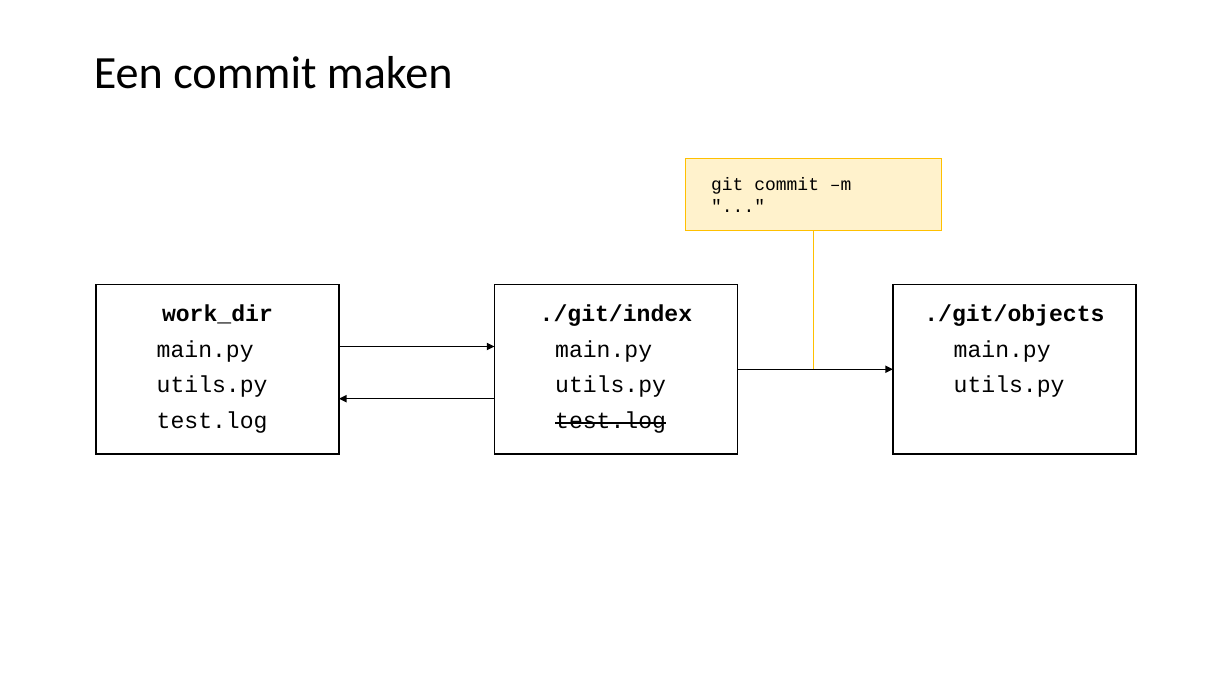
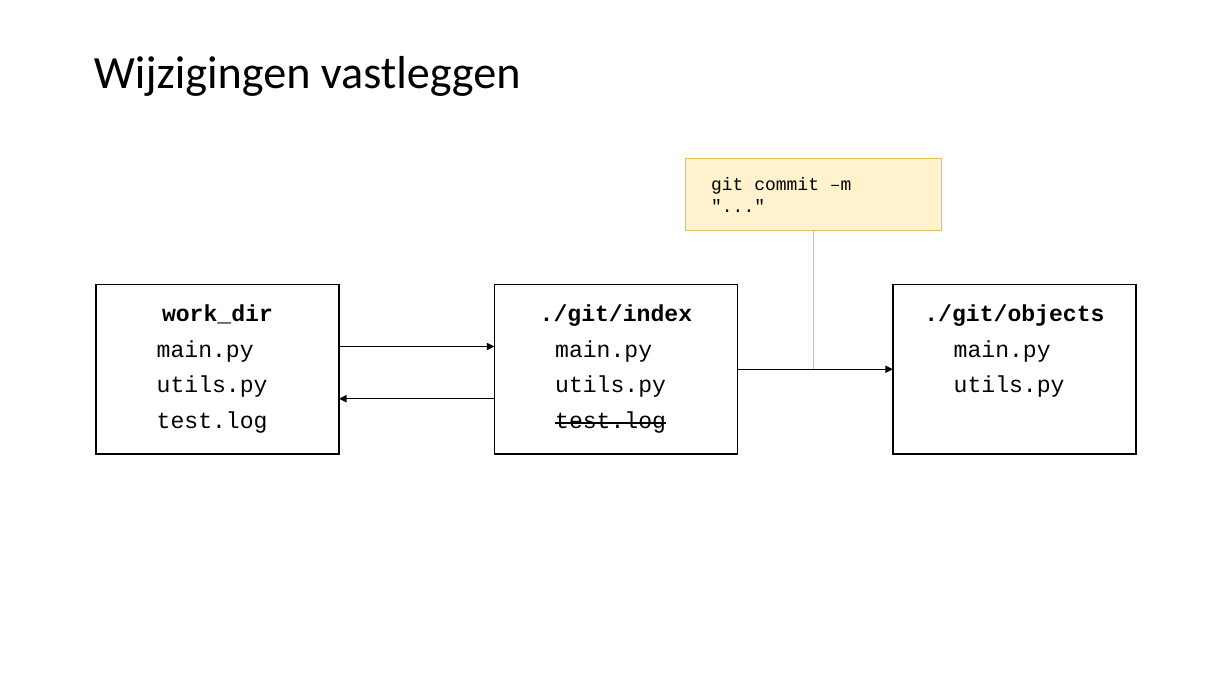
Before and after one commit to LFKoning/knowledge-sharing, a slide deck: slide 15 of git_course/1_basics/git_basic.pptx (slide 23 before the commit). Drawn at 1232x693 pixels with LibreOffice and Linux fonts; fonts in the diff are those of the drawing. Boxes give left, top, right and bottom in pixels: in the first picture for what was removed or moved away, otherwise in the second. Text is boxed around its words. In the diff, an @@ line names an element or a change of style, - is before the commit and + after.

```diff
--- a/git_course/1_basics/git_basic.pptx
+++ b/git_course/1_basics/git_basic.pptx
@@ title at (94, 56, 521, 96): text changed @@
-Een commit maken
+Wijzigingen vastleggen
```
Also in this commit, not shown: 11 other slides changed, 1 slide added, 2 slides removed.
